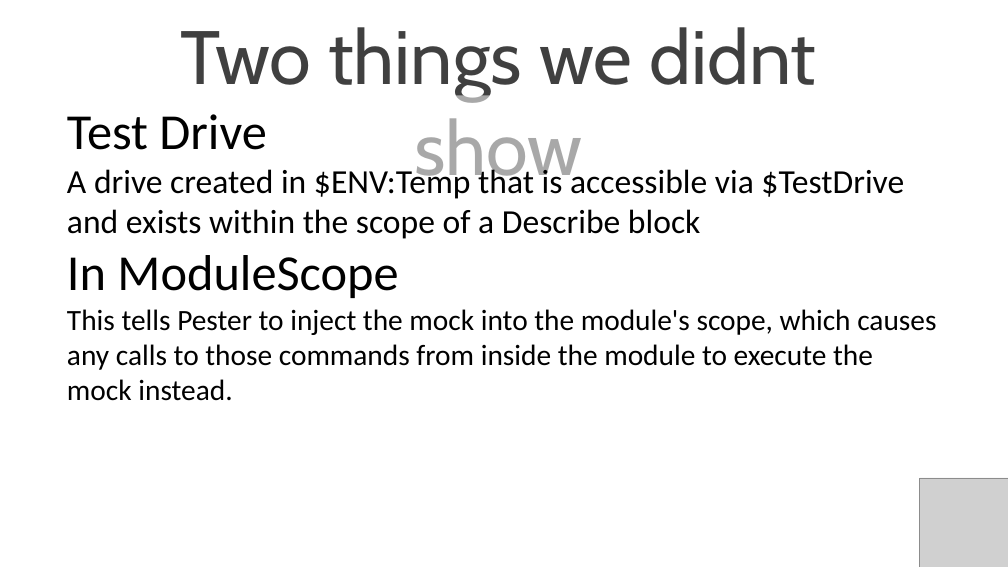
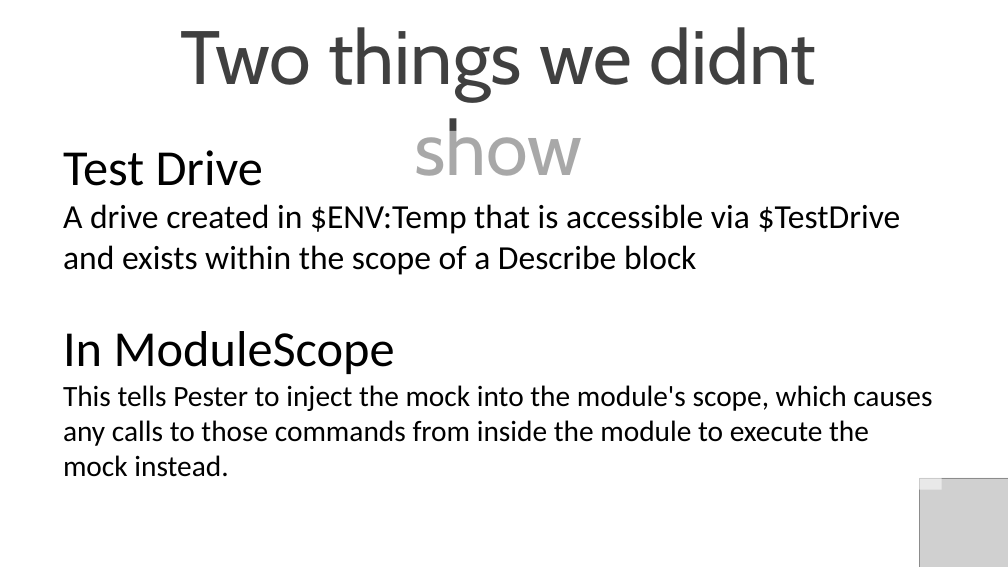
Before and after one commit to SQLDBAWithABeard/Presentations, a slide deck: slide 8 of TUGAIT 2017 - Pester/TUGAIT 2017 - Introduction to Pester.pptx. Drawn at 1008x567 pixels with LibreOffice and Linux fonts; fonts in the diff are those of the drawing; grey boxes stand for pictures; background and template pictures are left out. Boxes give left, top, right and bottom in pixels: in the first picture for what was removed or moved away, otherwise in the second. Text is boxed around its words. In the diff, an @@ line names an element or a change of style, - is before the commit and + after.

```diff
--- a/TUGAIT 2017 - Pester/TUGAIT 2017 - Introduction to Pester.pptx
+++ b/TUGAIT 2017 - Pester/TUGAIT 2017 - Introduction to Pester.pptx
@@ text "Test Drive" rewrapped from (67,114,936,401) to (63,150,932,477) @@
```
Also in this commit, not shown: 2 other slides changed.
